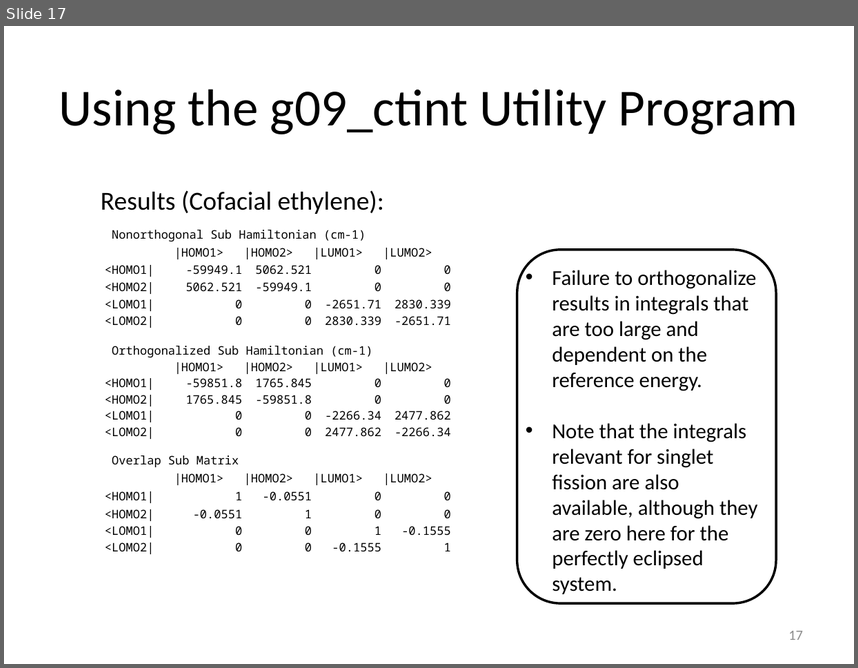
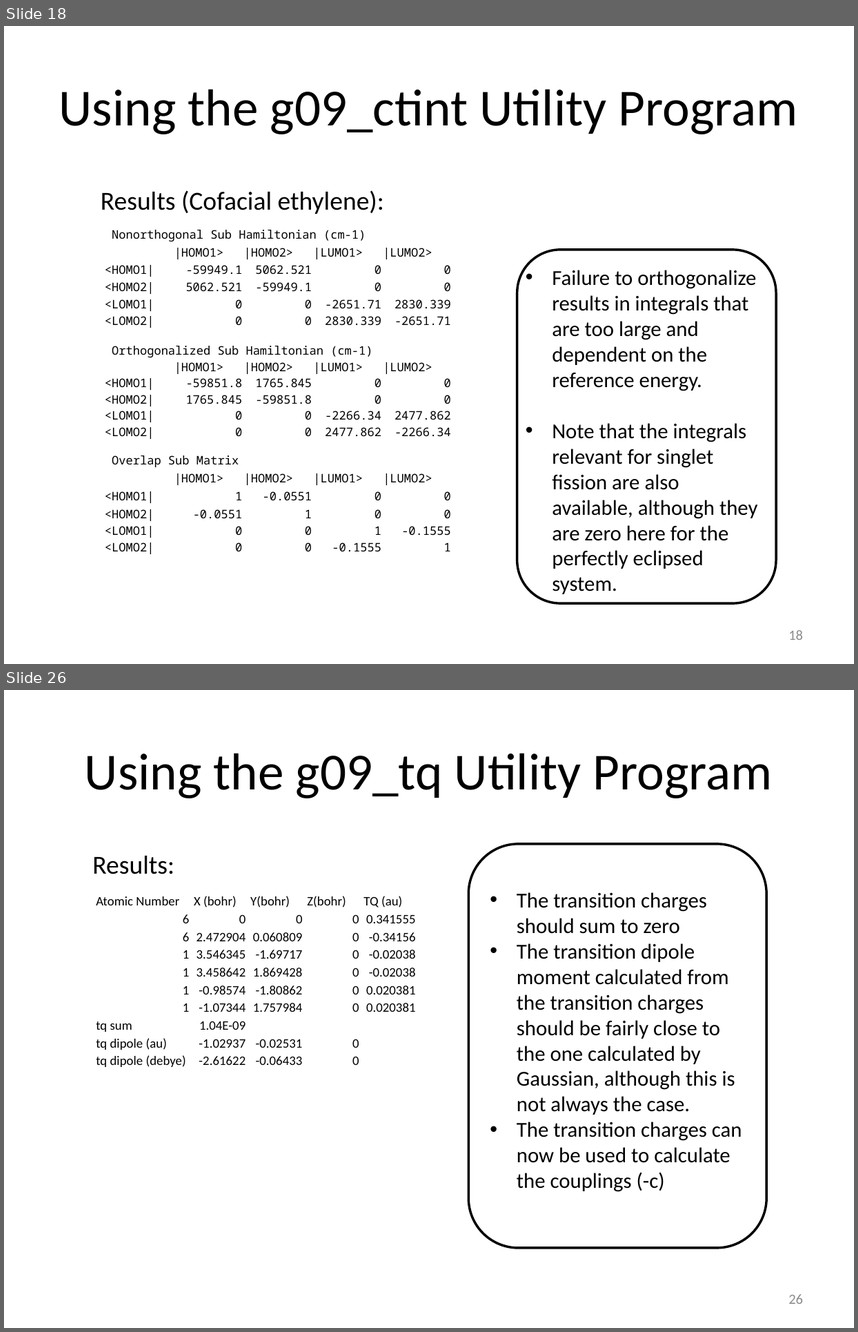
Before and after one commit to nicholashestand/exciton_para, a slide deck: CalculationPresentation.pptx. Shown one above the other, each under a label of ours: slide 17 before the commit, slides 18 and 26 after it; the slides between them are not shown. The pictures are 858x668 and 858x1332 pixels, drawn with LibreOffice and Linux fonts; fonts in the diff are those of the drawing. Boxes give left, top, right and bottom in pixels: in the first picture for what was removed or moved away, otherwise in the second. Text is boxed around its words. In the diff, an @@ line names an element or a change of style, - is before the commit and + after.

```diff
--- a/CalculationPresentation.pptx
+++ b/CalculationPresentation.pptx
@@ slide 26 added at (x1=4, y1=690, x2=854, y2=1328), background #FFFFFF @@
@@ title added at (x1=85, y1=753, x2=773, y2=798), 44 pt, text #000000 @@
+Using the g09_tq Utility Program
@@ rounded rectangle added at (x1=469, y1=844, x2=767, y2=1248), outline #000000 2 pt @@
@@ text added at (x1=92, y1=856, x2=174, y2=874), 22 pt, text #000000 @@
+Results:
@@ table added at (x1=92, y1=891, x2=418, y2=1069), 10 rows, 5 columns @@
+Atomic Number | X (bohr) | Y(bohr) | Z(bohr) | TQ (au)
+6 | 0 | 0 | 0 | 0.341555
+6 | 2.472904 | 0.060809 | 0 | -0.34156
+1 | 3.546345 | -1.69717 | 0 | -0.02038
+1 | 3.458642 | 1.869428 | 0 | -0.02038
+1 | -0.98574 | -1.80862 | 0 | 0.020381
+1 | -1.07344 | 1.757984 | 0 | 0.020381
+tq sum | 1.04E-09 |  |  | 
+tq dipole (au) | -1.02937 | -0.02531 | 0 | 
+tq dipole (debye) | -2.61622 | -0.06433 | 0 | 
@@ text added at (x1=517, y1=892, x2=742, y2=1192), 18 pt, text #000000 @@
+• The transition charges should sum to zero
+• The transition dipole moment calculated from the transition charges should be fairly close to the one calculated by Gaussian, although this is not always the case.
+• The transition charges can now be used to calculate the couplings (-c)
@@ page number added at (x1=789, y1=1294, x2=803, y2=1303), 12 pt, text #8C8C8C @@
+26
@@ what was slide 17 is now slide 18 @@
@@ page number at (x1=789, y1=630, x2=803, y2=639): text changed @@
-17
+18
```
Also in this commit, not shown: 2 slides changed, 8 other slides added.
